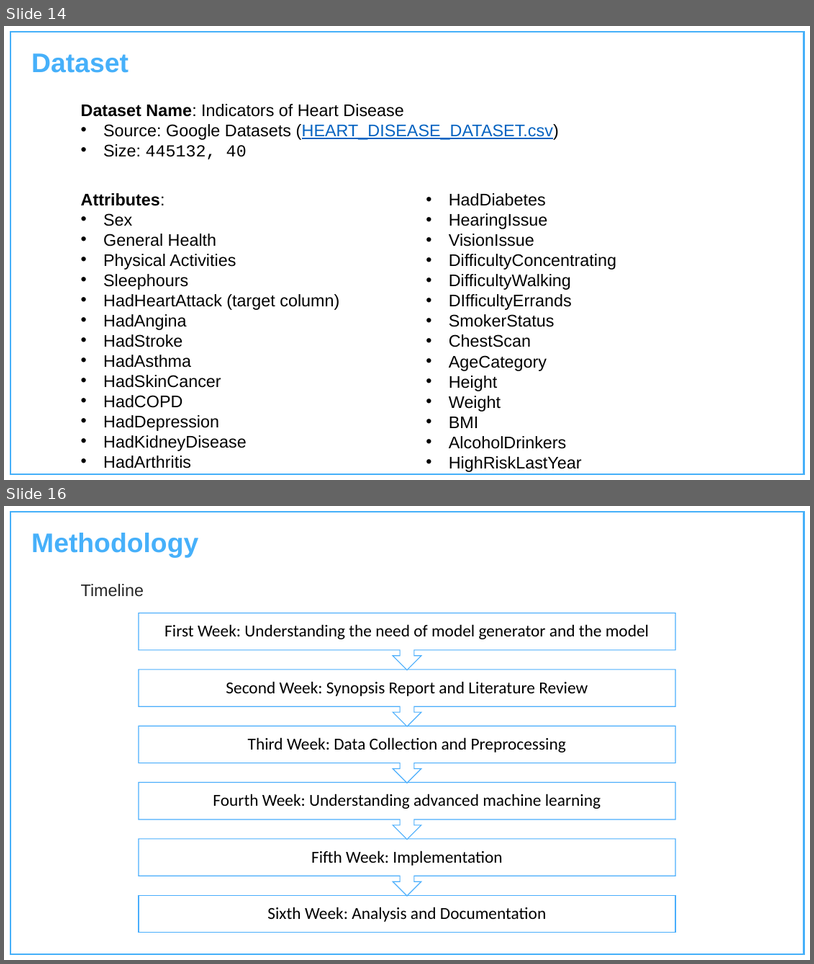
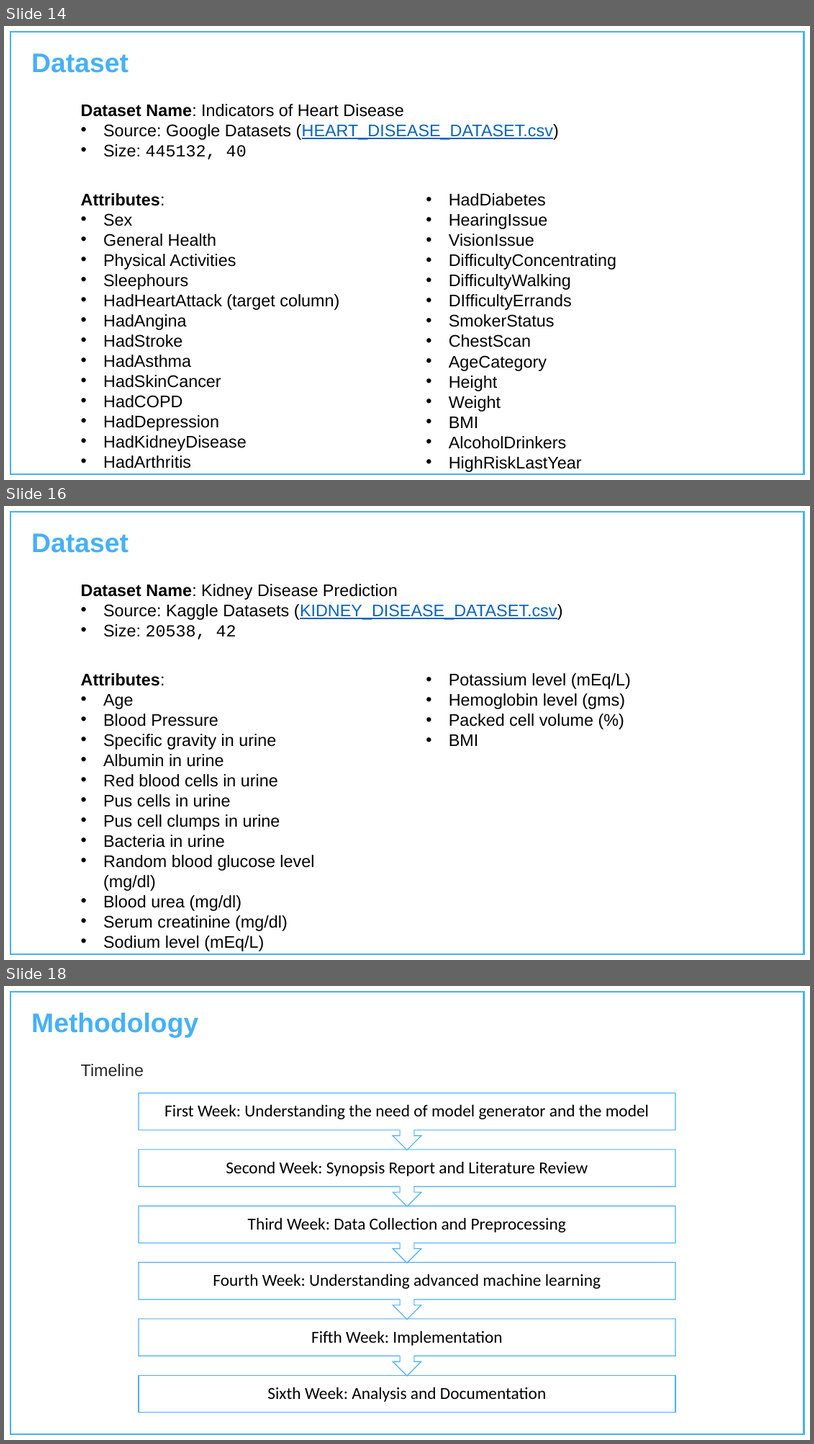
Before and after one commit to akashkumaryadav6/Dash, a slide deck: docs/Major_Project_MCA_2025.pptx. Shown one above the other, each under a label of ours: slides 14 and 16 before the commit, slides 14, 16 and 18 after it; the slides between them are not shown. The pictures are 814x964 and 814x1444 pixels, drawn with LibreOffice and Linux fonts; fonts in the diff are those of the drawing; background and template pictures are left out. Boxes give left, top, right and bottom in pixels: in the first picture for what was removed or moved away, otherwise in the second. Text is boxed around its words. In the diff, an @@ line names an element or a change of style, - is before the commit and + after.

```diff
--- a/docs/Major_Project_MCA_2025.pptx
+++ b/docs/Major_Project_MCA_2025.pptx
@@ slide 16 added at box(4, 506, 810, 960), background #FFFFFF; not listed: 1 template element that a slide beside it also shows @@
@@ text added at box(31, 533, 129, 553), 32 pt, text #46B0FA, bold @@
+Dataset
@@ text added at box(81, 584, 563, 639), 20 pt, text #000000 @@
+Dataset Name: Kidney Disease Prediction
+• Source: Kaggle Datasets (KIDNEY_DISEASE_DATASET.csv)
+• Size: 20538, 42
@@ text added at box(81, 673, 314, 951), 20 pt, text #000000 @@
+Attributes:
+• Age
+• Blood Pressure
+• Specific gravity in urine
+• Albumin in urine
+• Red blood cells in urine
+• Pus cells in urine
+• Pus cell clumps in urine
+• Bacteria in urine
+• Random blood glucose level (mg/dl)
+• Blood urea (mg/dl)
+• Serum creatinine (mg/dl)
+• Sodium level (mEq/L)
@@ text added at box(449, 673, 631, 746), 20 pt, text #000000 @@
+• Potassium level (mEq/L)
+• Hemoglobin level (gms)
+• Packed cell volume (%)
+• BMI
@@ what was slide 16 is now slide 18 @@
```
Also in this commit, not shown: 2 slides changed, 5 other slides added.
